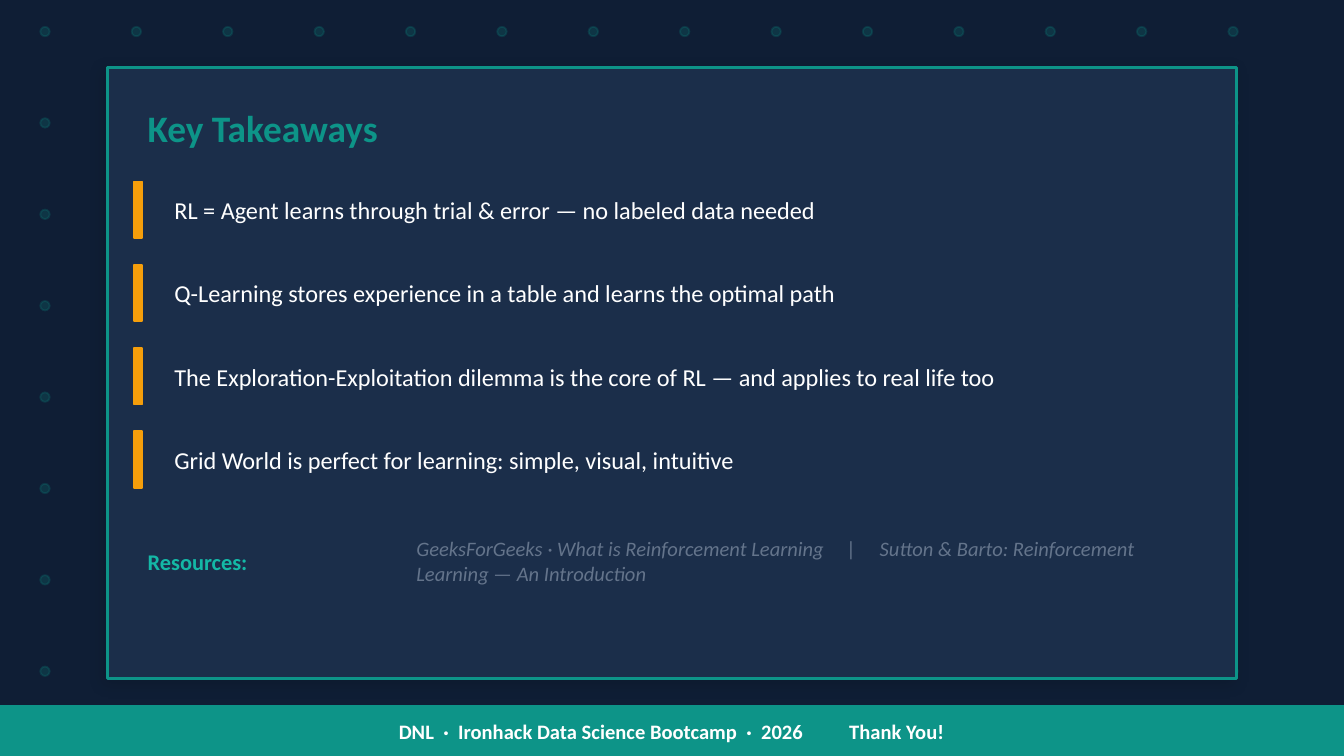
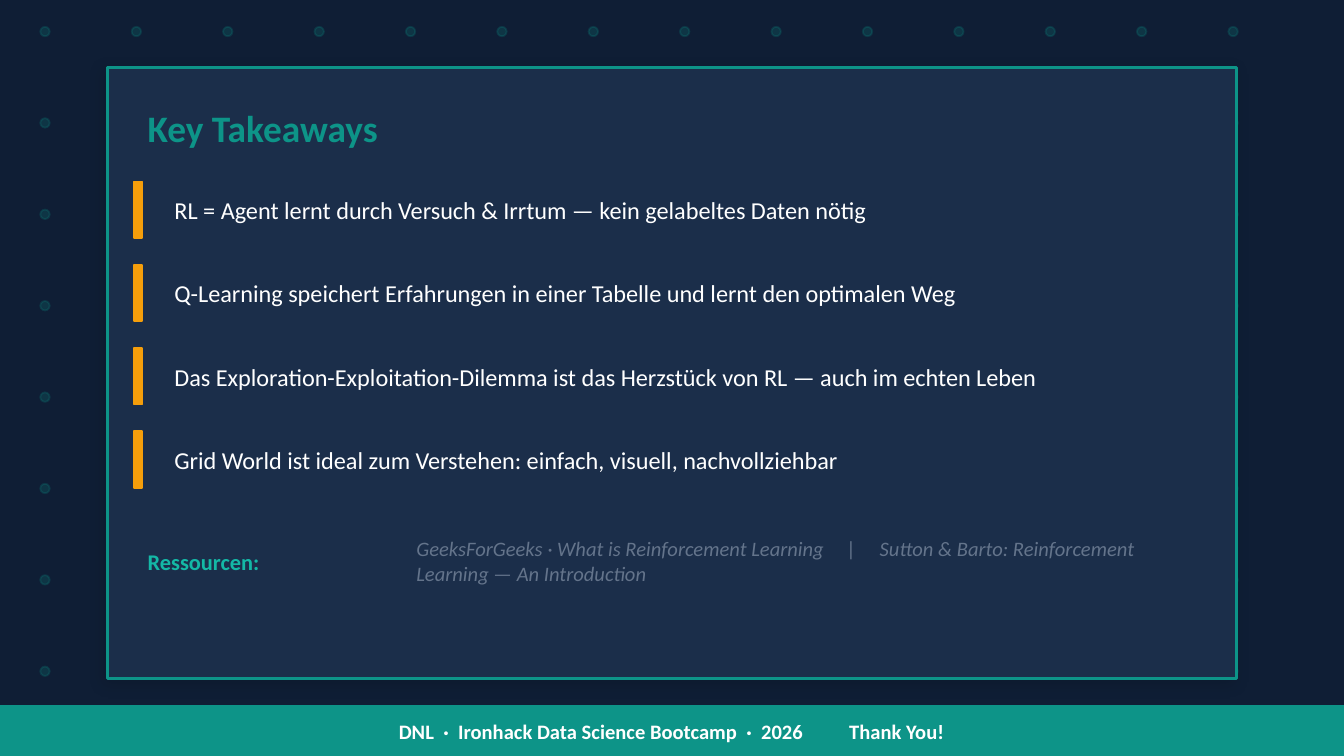
Before and after one commit to zeroKool1ne/mini-project-dsai-rl-implementation, a slide deck: slide 12 of RL_GridWorld_Presentation.pptx (slide 8 before the commit). Drawn at 1344x756 pixels with LibreOffice and Linux fonts; fonts in the diff are those of the drawing. Boxes give left, top, right and bottom in pixels: in the first picture for what was removed or moved away, otherwise in the second. Text is boxed around its words. In the diff, an @@ line names an element or a change of style, - is before the commit and + after.

Commit message:
Add key insights + summary to notebook; add 4 new slides with real charts to presentation

```diff
--- a/RL_GridWorld_Presentation.pptx
+++ b/RL_GridWorld_Presentation.pptx
@@ text at [174, 202, 865, 223]: text changed @@
-RL = Agent learns through trial & error — no labeled data needed
+RL = Agent lernt durch Versuch & Irrtum — kein gelabeltes Daten nötig
@@ text at [174, 285, 955, 306]: text changed @@
-Q-Learning stores experience in a table and learns the optimal path
+Q-Learning speichert Erfahrungen in einer Tabelle und lernt den optimalen Weg
@@ text at [174, 369, 1036, 390]: text changed @@
-The Exploration-Exploitation dilemma is the core of RL — and applies to real life too
+Das Exploration-Exploitation-Dilemma ist das Herzstück von RL — auch im echten Leben
@@ text at [174, 452, 837, 472]: text changed @@
-Grid World is perfect for learning: simple, visual, intuitive
+Grid World ist ideal zum Verstehen: einfach, visuell, nachvollziehbar
@@ text at [148, 555, 260, 570]: text changed @@
-Resources:
+Ressourcen:
```
Also in this commit, not shown: 6 other slides changed, 4 slides added, 1 other file.
